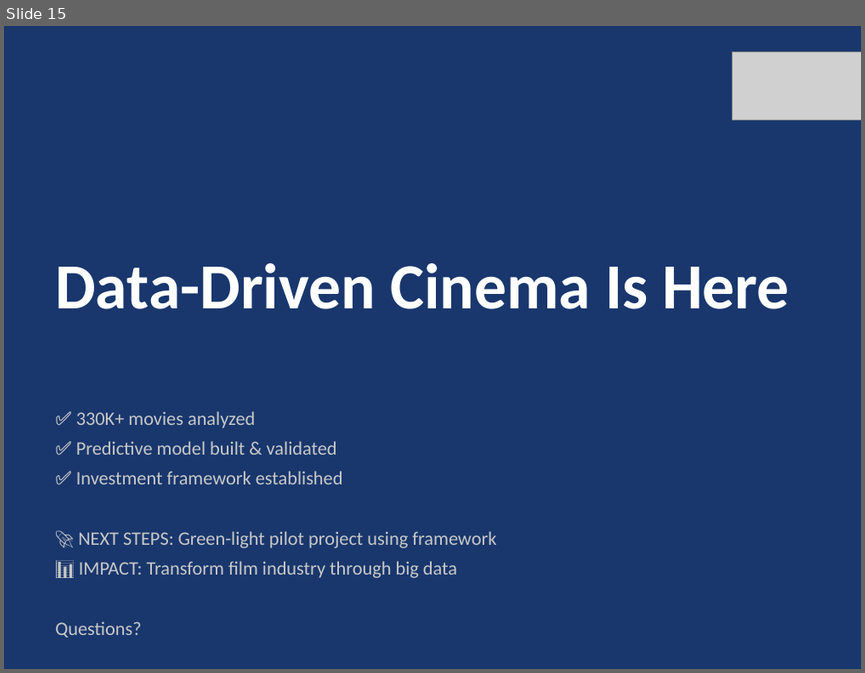
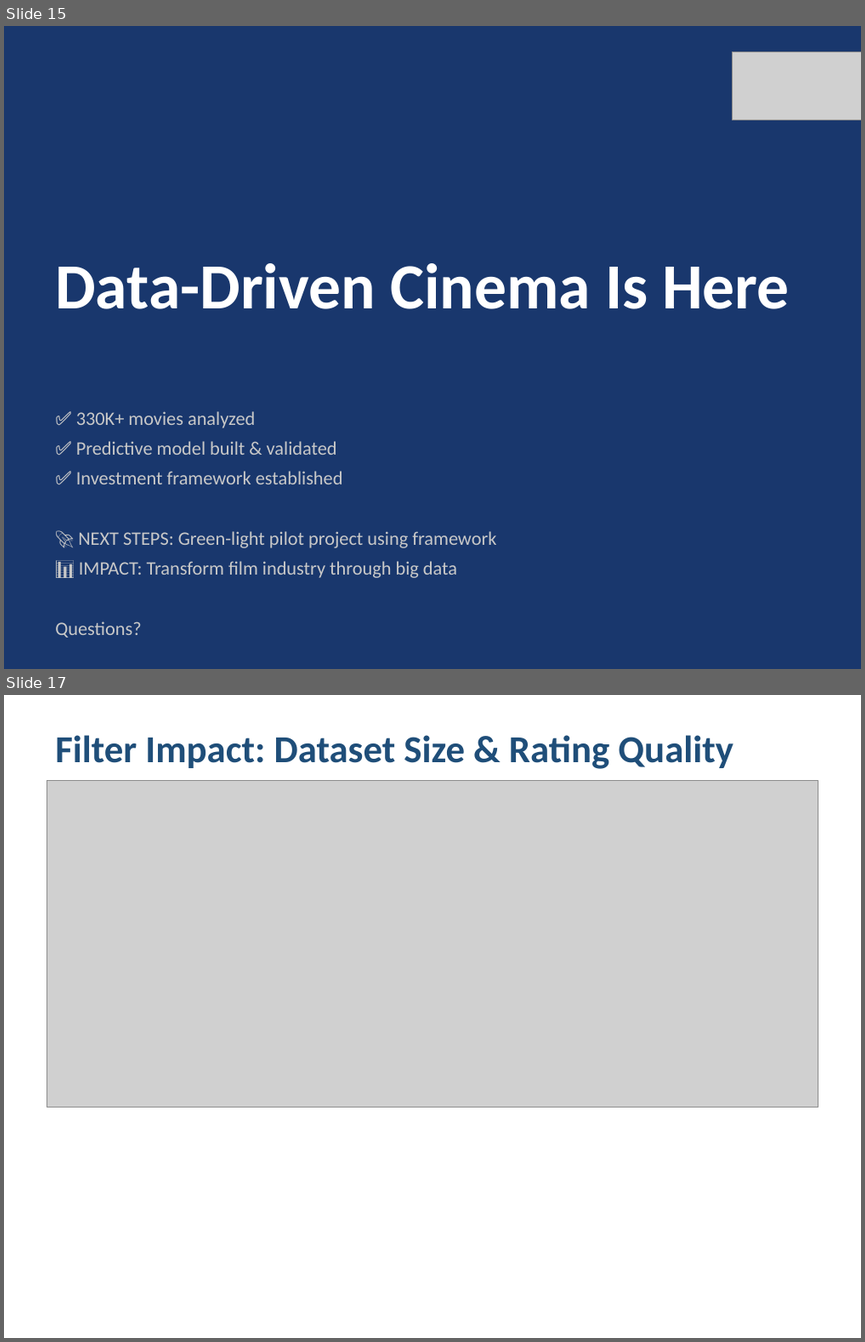
Before and after one commit to horacefonseca/bigdata_imdb_businesscase, a slide deck: presentation/IMDb_Business_Case_Presentation.pptx. Shown one above the other, each under a label of ours: slide 15 before the commit, slides 15 and 17 after it; the slides between them are not shown. The pictures are 865x673 and 865x1342 pixels, drawn with LibreOffice and Linux fonts; fonts in the diff are those of the drawing; grey boxes stand for pictures. Boxes give left, top, right and bottom in pixels: in the first picture for what was removed or moved away, otherwise in the second. Text is boxed around its words. In the diff, an @@ line names an element or a change of style, - is before the commit and + after.

```diff
--- a/presentation/IMDb_Business_Case_Presentation.pptx
+++ b/presentation/IMDb_Business_Case_Presentation.pptx
@@ slide 17 added at [4, 695, 861, 1338], background #FFFFFF @@
@@ text added at [55, 735, 733, 769], 32 pt, text #1F4E79, bold @@
+Filter Impact: Dataset Size & Rating Quality
@@ picture added at [46, 781, 818, 1107] @@
```
Also in this commit, not shown: 19 other slides added, 38 other files.
